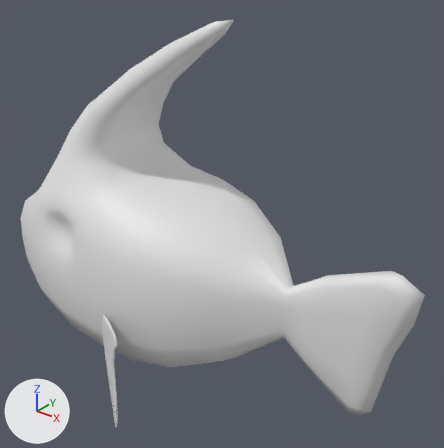
The FBX model Assets/AndreaStuff/FbxsImported/Underwater/LittleFish.fbx as it was, and as the next commit left it.
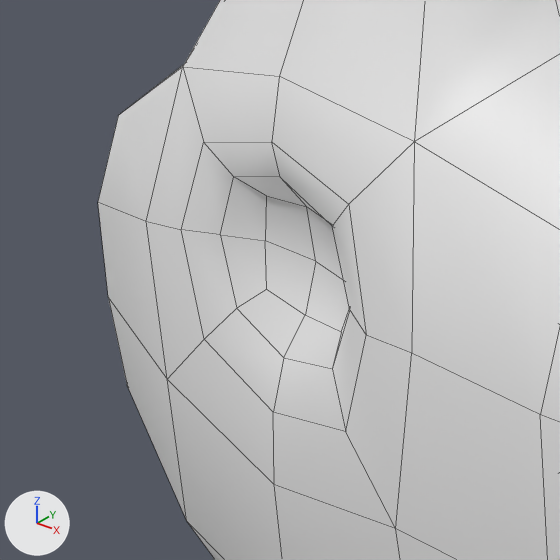
There are two pictures of each version: one whole from a camera (50 mm lens) standing at (15.49, -6.14, 5.69) and looking at (11.74, -1.45, 2.78), one close up on the part from 0% to 27% of the width and 39% to 66% of the height. Lighting does not change. The marker at lower left points along +X, +Y and +Z. The close-ups show mesh edges as thin lines. Materials are left out; every surface is plain grey.

Objects in the first close-up: 'LittleFish'.
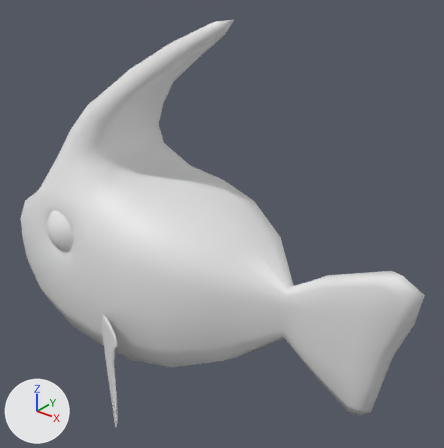
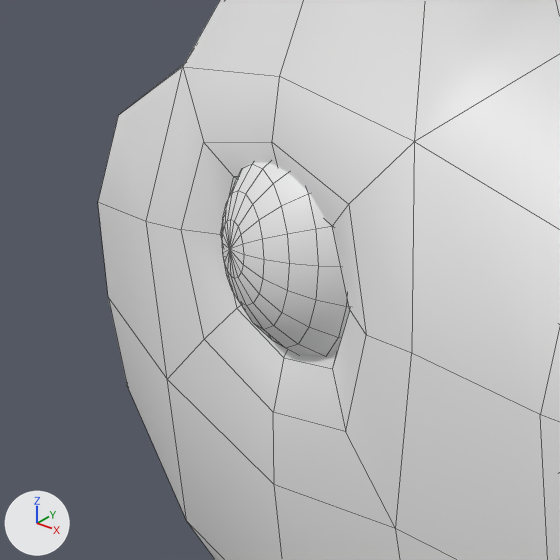
Boxes (x1, y1, x2, y2) around the edits, measured in the close-ups (560 x 560 px):
part 1 of me_cube_027, added: after (222, 163, 350, 356)

What the commit changed:
me_cube_027 is used by ob_littlefish; location (11.06, -1.638, 2.632).
me_cube_027 had 479 vertices, 457 faces and spanned x -2.34..3.01, y -1.38..1.35, z -1.79..2.31.
me_cube_027 now has 733 vertices, 709 faces and spans x -2.34..3.01, y -1.38..1.35, z -1.79..2.31.
me_cube_027 part 1: a new loose piece of 127 vertices spanning x -1.05..-0.45, y -0.98..-0.57, z -0.3..0.32.
